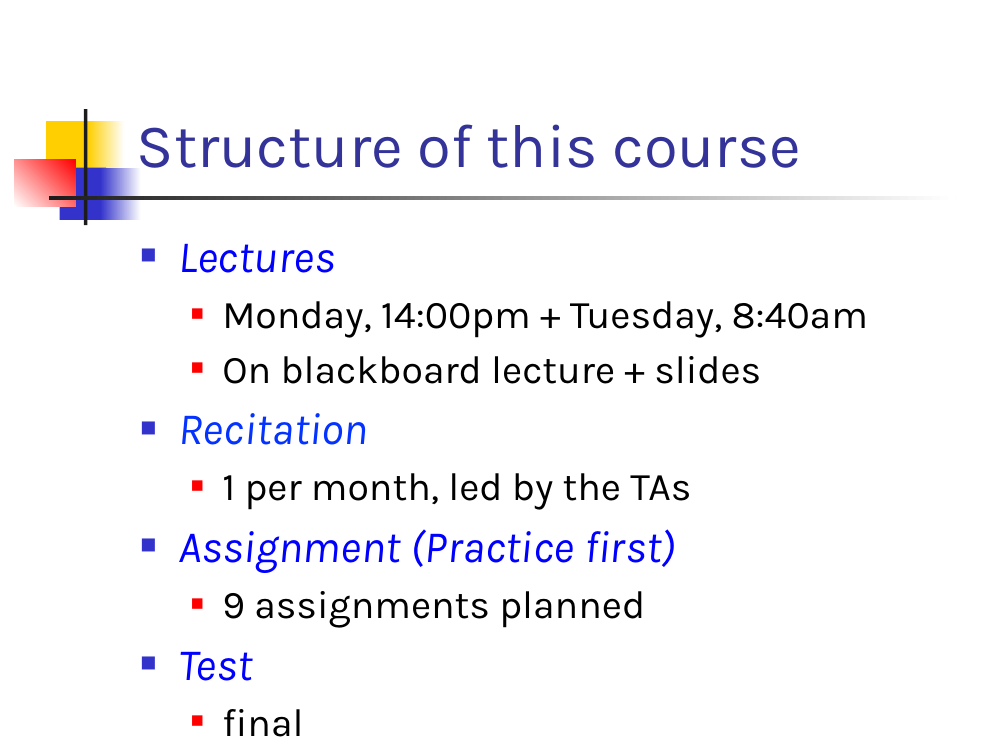
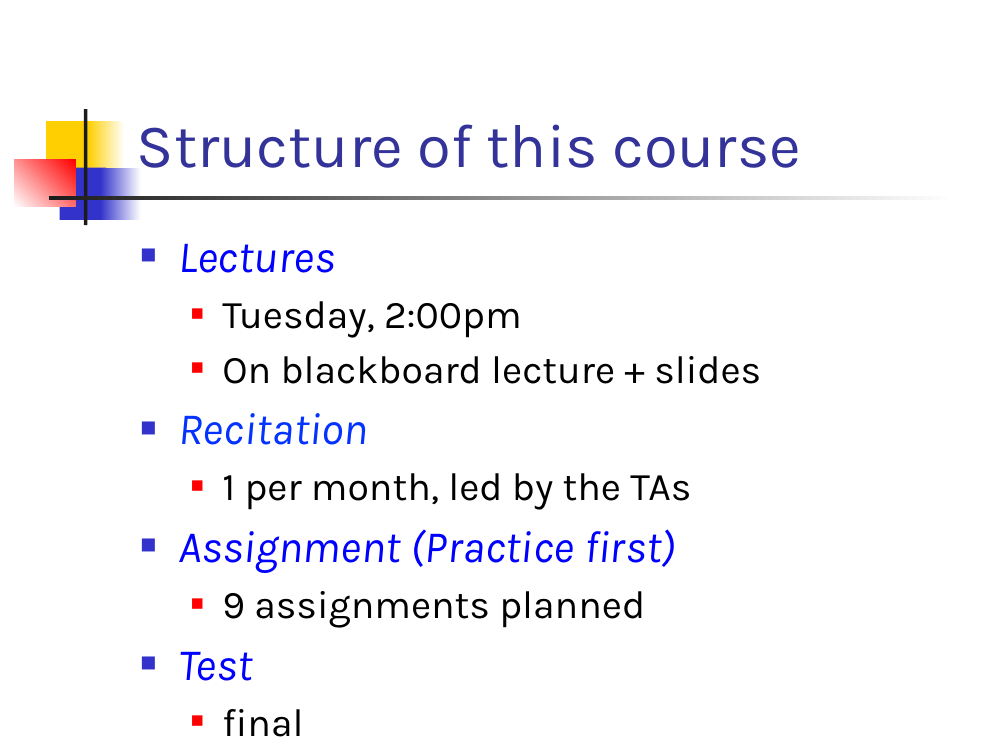
Before and after one commit to csslab-ustc/csslab-ustc.github.io, a slide deck: slide 11 of courses/theory/slides/lec01-overview.pptx. Drawn at 1008x756 pixels with LibreOffice and Linux fonts; fonts in the diff are those of the drawing. Boxes give left, top, right and bottom in pixels: in the first picture for what was removed or moved away, otherwise in the second. Text is boxed around its words. In the diff, an @@ line names an element or a change of style, - is before the commit and + after.

Commit message:
revised

```diff
--- a/courses/theory/slides/lec01-overview.pptx
+++ b/courses/theory/slides/lec01-overview.pptx
@@ text at (x1=222, y1=301, x2=522, y2=338): text changed @@
-  ■ Monday, 14:00pm + Tuesday, 8:40am
+  ■ Tuesday, 2:00pm
```
